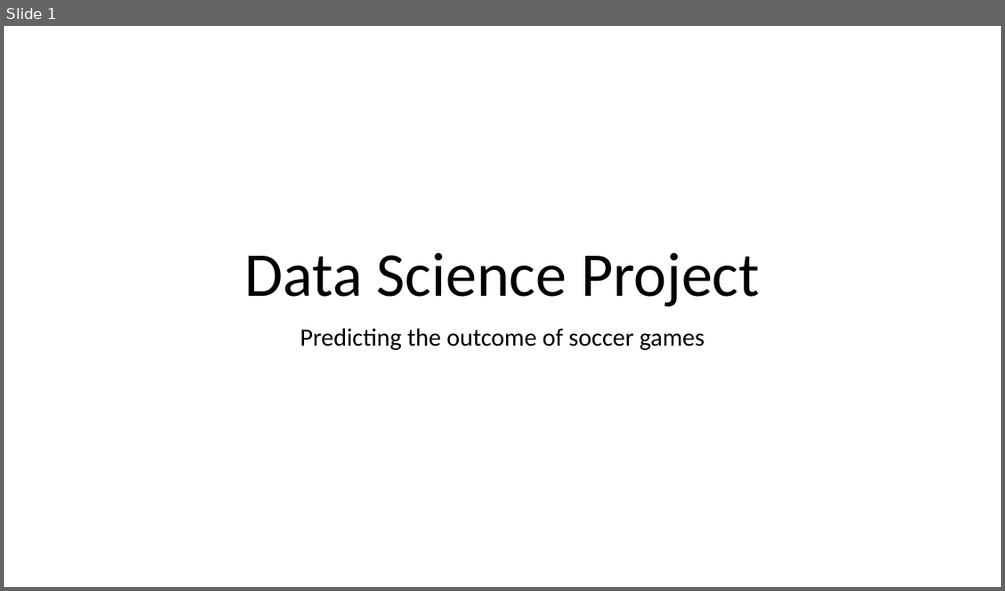
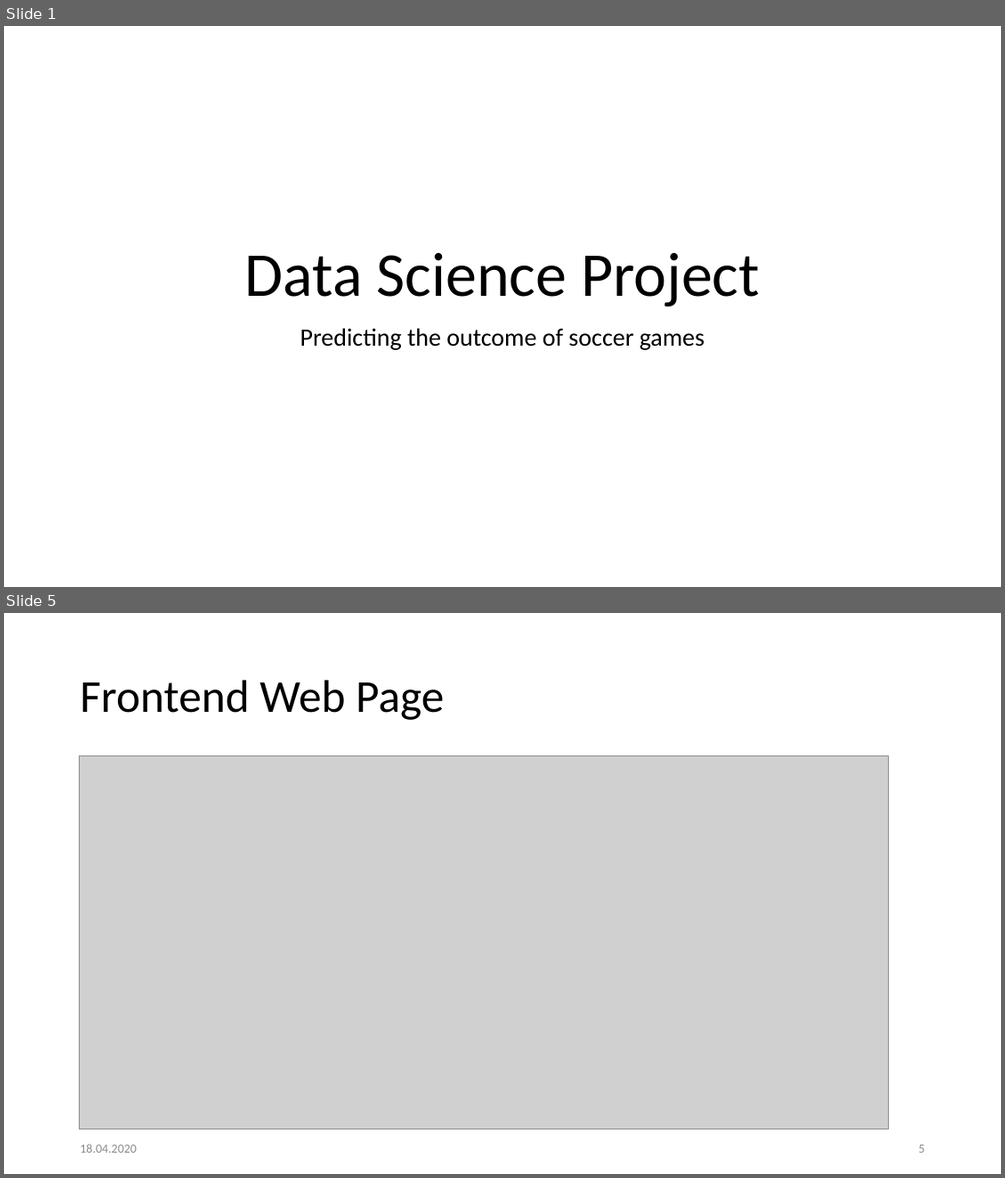
Before and after one commit to Khaledjallouli/project, a slide deck: Web/WebArchitectureDef.pptx. Shown one above the other, each under a label of ours: slide 1 before the commit, slides 1 and 5 after it; the slides between them are not shown. The pictures are 1005x591 and 1005x1178 pixels, drawn with LibreOffice and Linux fonts; fonts in the diff are those of the drawing; grey boxes stand for pictures; background and template pictures are left out. Boxes give left, top, right and bottom in pixels: in the first picture for what was removed or moved away, otherwise in the second. Text is boxed around its words. In the diff, an @@ line names an element or a change of style, - is before the commit and + after.

Commit message:
Frontend dynamic

```diff
--- a/Web/WebArchitectureDef.pptx
+++ b/Web/WebArchitectureDef.pptx
@@ slide 5 added at (4,613,1001,1174), background #FFFFFF @@
@@ title added at (80,680,444,720), 44 pt, text #000000 @@
+Frontend Web Page
@@ picture added at (80,755,888,1129) @@
@@ text added at (80,1143,137,1152), 12 pt, text #8C8C8C @@
+18.04.2020
@@ page number added at (918,1144,924,1152), 12 pt, text #8C8C8C @@
+5
```
Also in this commit, not shown: 2 slides changed, 1 other slide added, 5 other files.
